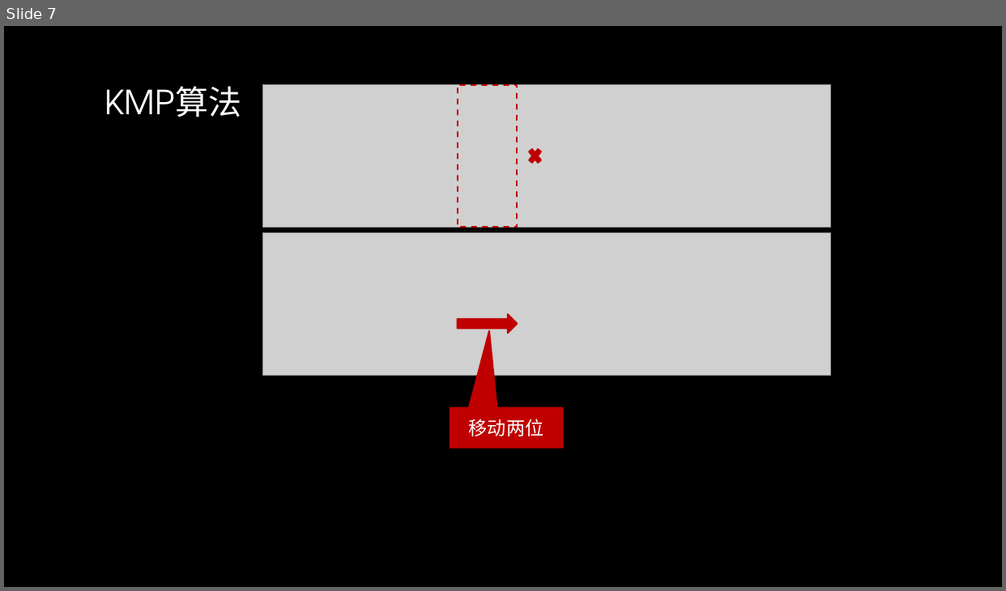
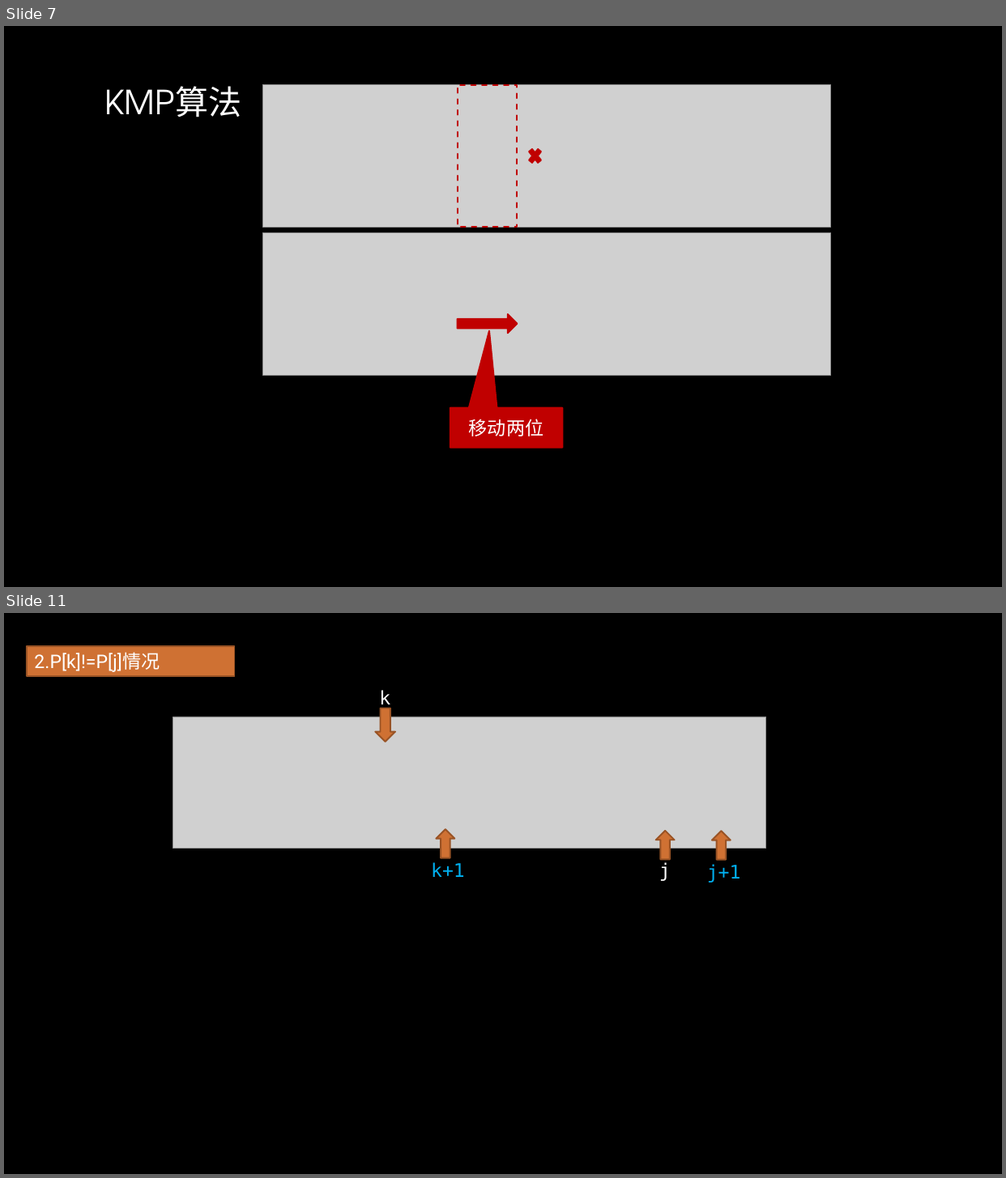
Before and after one commit to gzshawnliang/competitive-programming, a slide deck: doc/Other/KMP算法.pptx. Shown one above the other, each under a label of ours: slide 7 before the commit, slides 7 and 11 after it; the slides between them are not shown. The pictures are 1006x591 and 1006x1178 pixels, drawn with LibreOffice and Linux fonts; fonts in the diff are those of the drawing; grey boxes stand for pictures; background and template pictures are left out. Boxes give left, top, right and bottom in pixels: in the first picture for what was removed or moved away, otherwise in the second. Text is boxed around its words. In the diff, an @@ line names an element or a change of style, - is before the commit and + after.

```diff
--- a/doc/Other/KMP算法.pptx
+++ b/doc/Other/KMP算法.pptx
@@ slide 11 added at [4, 613, 1002, 1174], background picture (left out) @@
@@ rectangle added at [27, 647, 235, 677], fill #CF7133, outline #995426 1.5 pt, 18 pt, text #FFFFFF @@
+2.P[k]!=P[j]情况
@@ down arrow added at [375, 708, 395, 742], fill #CF7133, outline #995426 1.5 pt @@
@@ text added at [379, 690, 390, 709], 18 pt, text #FFFFFF @@
+k
@@ picture added at [173, 717, 766, 849] @@
@@ up arrow added at [436, 829, 454, 858], fill #CF7133, outline #995426 1.5 pt @@
@@ up arrow added at [656, 831, 675, 859], fill #CF7133, outline #995426 1.5 pt @@
@@ up arrow added at [712, 831, 731, 859], fill #CF7133, outline #995426 1.5 pt @@
@@ text added at [431, 862, 465, 877], 18 pt, text #00B0F0 @@
+k+1
@@ text added at [659, 862, 671, 881], 18 pt, text #FFFFFF @@
+j
@@ text added at [707, 864, 741, 883], 18 pt, text #00B0F0 @@
+j+1
```
Also in this commit, not shown: 3 other slides added, 2 other files.
